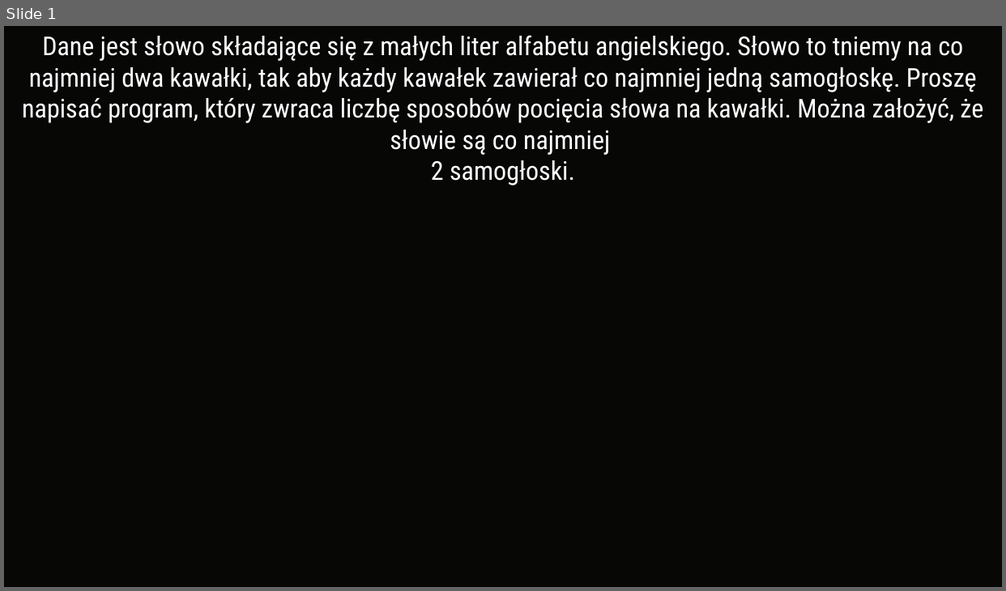
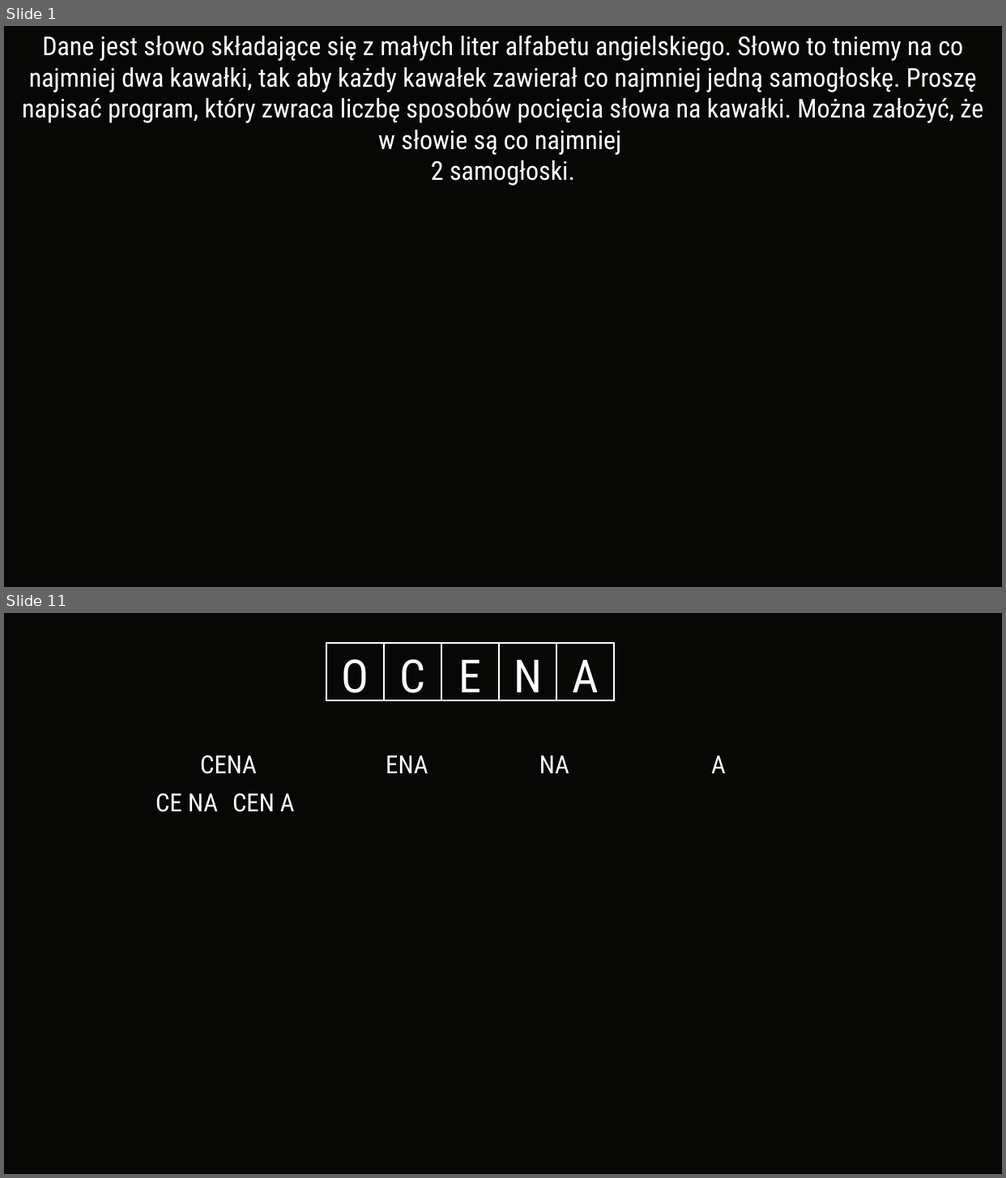
Before and after one commit to Grzeslaw115/ODI, a slide deck: 2023-24/Etap I/Prezentacje/zadanie3.pptx. Shown one above the other, each under a label of ours: slide 1 before the commit, slides 1 and 11 after it; the slides between them are not shown. The pictures are 1006x591 and 1006x1178 pixels, drawn with LibreOffice and Linux fonts; fonts in the diff are those of the drawing. Boxes give left, top, right and bottom in pixels: in the first picture for what was removed or moved away, otherwise in the second. Text is boxed around its words. In the diff, an @@ line names an element or a change of style, - is before the commit and + after.

```diff
--- a/2023-24/Etap I/Prezentacje/zadanie3.pptx
+++ b/2023-24/Etap I/Prezentacje/zadanie3.pptx
@@ slide 11 added at (x1=4, y1=613, x2=1002, y2=1174), background #070706 @@
@@ rectangle added at (x1=326, y1=643, x2=385, y2=700), outline #FFFFFF 1.5 pt @@
@@ text added at (x1=342, y1=659, x2=369, y2=701), 44 pt, text #FFFFFF @@
+O
@@ rectangle added at (x1=385, y1=643, x2=442, y2=700), outline #FFFFFF 1.5 pt @@
@@ text added at (x1=400, y1=659, x2=426, y2=701), 44 pt, text #FFFFFF @@
+C
@@ rectangle added at (x1=442, y1=643, x2=500, y2=700), outline #FFFFFF 1.5 pt @@
@@ text added at (x1=459, y1=660, x2=482, y2=701), 44 pt, text #FFFFFF @@
+E
@@ rectangle added at (x1=499, y1=643, x2=556, y2=700), outline #FFFFFF 1.5 pt @@
@@ text added at (x1=513, y1=660, x2=542, y2=701), 44 pt, text #FFFFFF @@
+N
@@ rectangle added at (x1=556, y1=643, x2=614, y2=700), outline #FFFFFF 1.5 pt @@
@@ text added at (x1=572, y1=660, x2=599, y2=701), 44 pt, text #FFFFFF @@
+A
@@ text added at (x1=200, y1=755, x2=257, y2=774), 24 pt, text #FFFFFF @@
+CENA
@@ text added at (x1=386, y1=756, x2=428, y2=773), 24 pt, text #FFFFFF @@
+ENA
@@ text added at (x1=539, y1=756, x2=569, y2=773), 24 pt, text #FFFFFF @@
+NA
@@ text added at (x1=711, y1=756, x2=726, y2=773), 24 pt, text #FFFFFF @@
+A
@@ text added at (x1=155, y1=793, x2=218, y2=812), 24 pt, text #FFFFFF @@
+CE NA
@@ text added at (x1=232, y1=793, x2=295, y2=812), 24 pt, text #FFFFFF @@
+CEN A
@@ slide 1 changed as well @@
@@ text at (x1=22, y1=35, x2=983, y2=155): text changed @@
-Dane jest słowo składające się z małych liter alfabetu angielskiego. Słowo to tniemy na co najmniej dwa kawałki, tak aby każdy kawałek zawierał co najmniej jedną samogłoskę. Proszę napisać program, który zwraca liczbę sposobów pocięcia słowa na kawałki. Można założyć, że słowie są co najmniej
+Dane jest słowo składające się z małych liter alfabetu angielskiego. Słowo to tniemy na co najmniej dwa kawałki, tak aby każdy kawałek zawierał co najmniej jedną samogłoskę. Proszę napisać program, który zwraca liczbę sposobów pocięcia słowa na kawałki. Można założyć, że w słowie są co najmniej
```
Also in this commit, not shown: 8 other slides changed, 13 other slides added, 23 slides removed, 8 other files.
